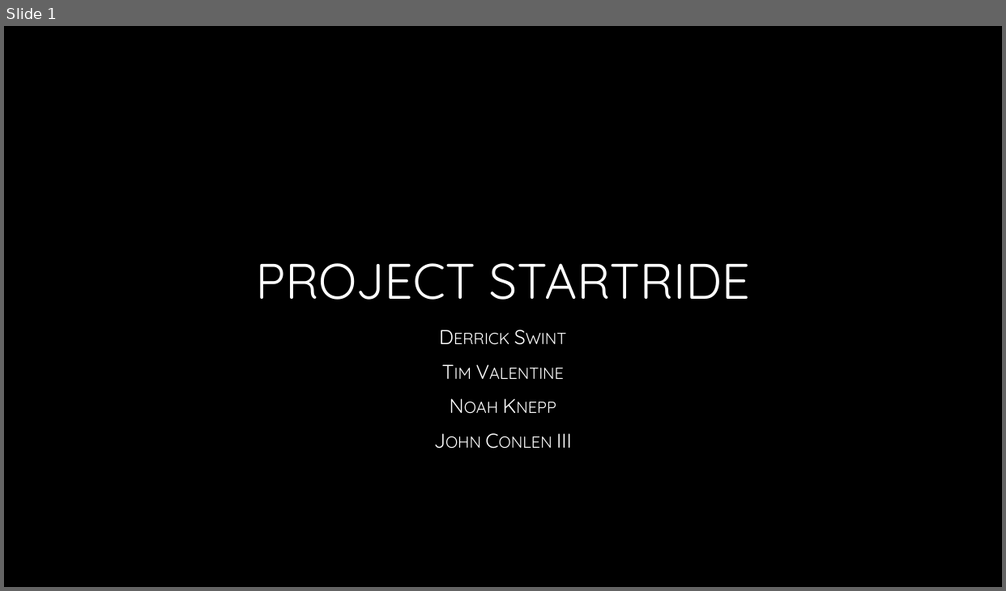
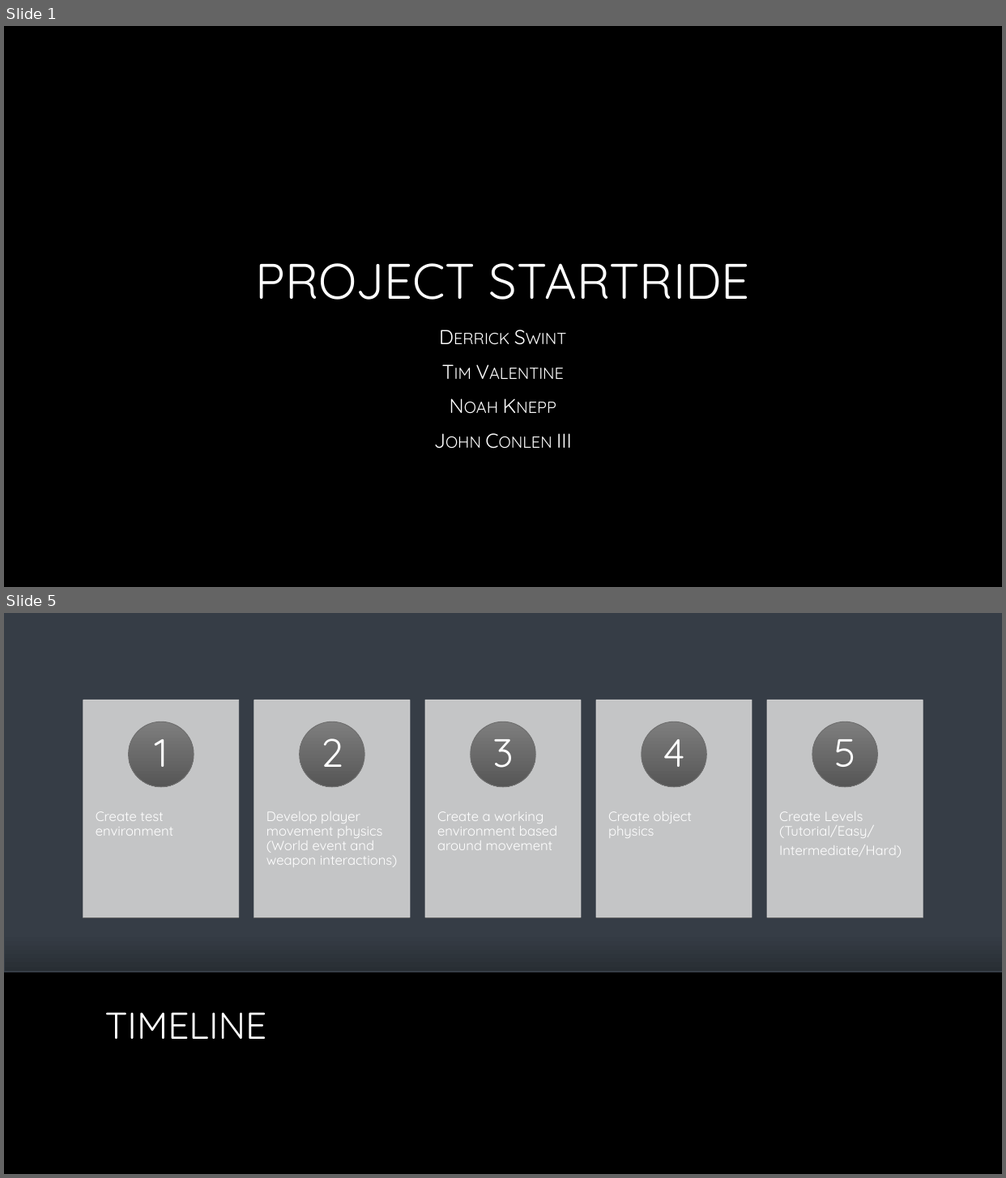
Before and after one commit to JConman/StrightEntertainment, a slide deck: Project Startride Presentation.pptx. Shown one above the other, each under a label of ours: slide 1 before the commit, slides 1 and 5 after it; the slides between them are not shown. The pictures are 1006x591 and 1006x1178 pixels, drawn with LibreOffice and Linux fonts; fonts in the diff are those of the drawing; background and template pictures are left out. Boxes give left, top, right and bottom in pixels: in the first picture for what was removed or moved away, otherwise in the second. Text is boxed around its words. In the diff, an @@ line names an element or a change of style, - is before the commit and + after.

```diff
--- a/Project Startride Presentation.pptx
+++ b/Project Startride Presentation.pptx
@@ slide 5 added at (4, 613, 1002, 1174), background picture (left out) @@
@@ rectangle added at (4, 613, 1002, 971), fill #363D46 @@
@@ group added at (83, 700, 923, 918): 10 rectangles, 10 texts, 5 ellipses @@
+Create test environment
+1
+Develop player movement physics (World event and weapon interactions)
+2
+Create a working environment based around movement
+3
+Create object physics
+4
+Create Levels (Tutorial/Easy/
+Intermediate/Hard)
+5
@@ rectangle added at (5, 933, 1002, 971), fill gradient #363D46 to #282E35 @@
@@ line added from (4, 971) to (1002, 971), #282E35 3 pt @@
@@ rectangle added at (5, 978, 1002, 1174), fill #000000 @@
@@ title added at (105, 1012, 267, 1039), 36 pt, text gradient #FFFFFF to #A6A6A6 @@
+TIMELINE
```
Also in this commit, not shown: 1 slide changed, 3 other slides added, 1 slide removed.
